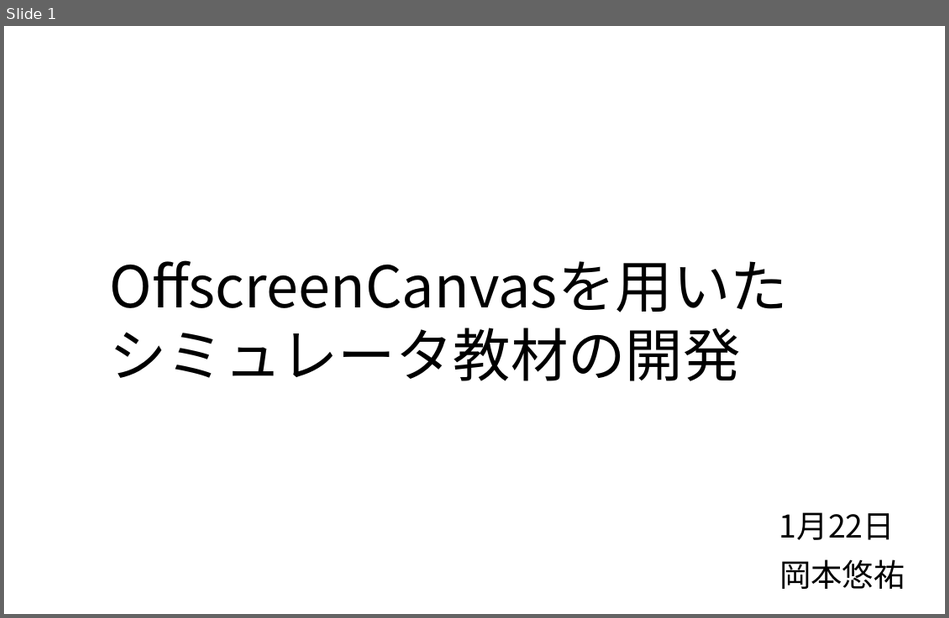
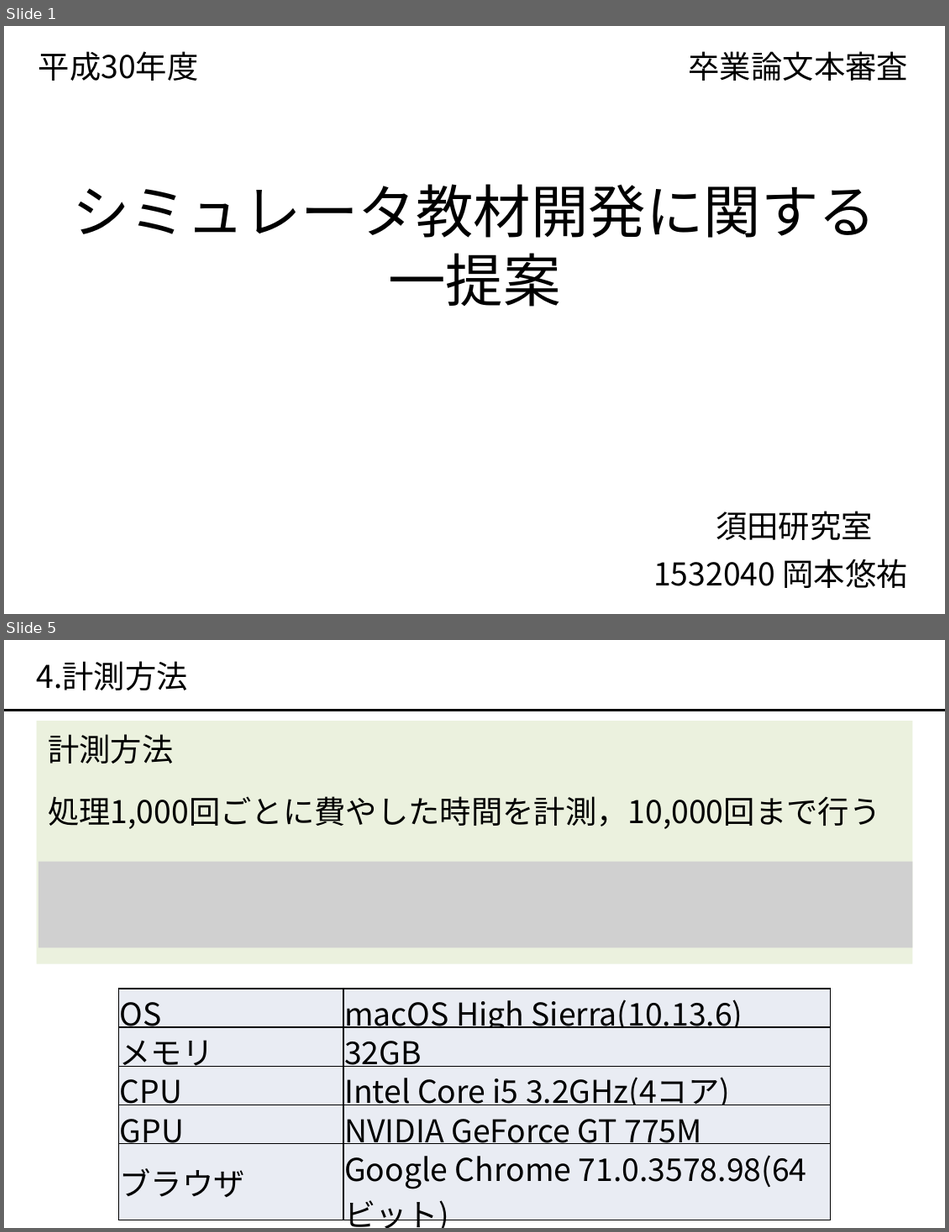
Before and after one commit to okmtaoo/-, a slide deck: presentation/出す.pptx. Shown one above the other, each under a label of ours: slide 1 before the commit, slides 1 and 5 after it; the slides between them are not shown. The pictures are 949x618 and 949x1232 pixels, drawn with LibreOffice and Linux fonts; fonts in the diff are those of the drawing; grey boxes stand for pictures. Boxes give left, top, right and bottom in pixels: in the first picture for what was removed or moved away, otherwise in the second. Text is boxed around its words. In the diff, an @@ line names an element or a change of style, - is before the commit and + after.

```diff
--- a/presentation/出す.pptx
+++ b/presentation/出す.pptx
@@ slide 5 added at (4, 640, 945, 1228), background #FFFFFF @@
@@ text added at (37, 661, 188, 690), 24 pt, text #000000 @@
+4.計測方法
@@ line added from (4, 711) to (945, 711), #000000 2 pt @@
@@ rectangle added at (36, 721, 912, 964), fill #EBF1DE @@
@@ text added at (48, 734, 173, 763), 24 pt, text #000000 @@
+計測方法
@@ text added at (48, 796, 880, 829), 24 pt, text #000000 @@
+処理1,000回ごとに費やした時間を計測，10,000回まで行う
@@ picture added at (38, 861, 913, 947) @@
@@ table added at (119, 988, 831, 1220), 5 rows, 2 columns @@
+OS | macOS High Sierra(10.13.6)
+メモリ | 32GB
+CPU | Intel Core i5 3.2GHz(4コア)
+GPU | NVIDIA GeForce GT 775M
+ブラウザ | Google Chrome 71.0.3578.98(64ビット)
@@ slide 1 changed as well @@
@@ text added at (38, 51, 199, 81), 24 pt, text #000000 @@
+平成30年度
@@ text added at (689, 51, 908, 81), 24 pt, text #000000 @@
+卒業論文本審査
@@ text at (72, 184, 876, 307): text changed @@
-OffscreenCanvasを用いた
-シミュレータ教材の開発
+シミュレータ教材開発に関する
+一提案
@@ text at (715, 511, 873, 540): text changed @@
-1月22日
+須田研究室
@@ text at (653, 559, 908, 588): text changed @@
-岡本悠祐
+1532040 岡本悠祐
```
Also in this commit, not shown: 4 other slides changed, 8 other slides added, 4 slides removed, 47 other files.
